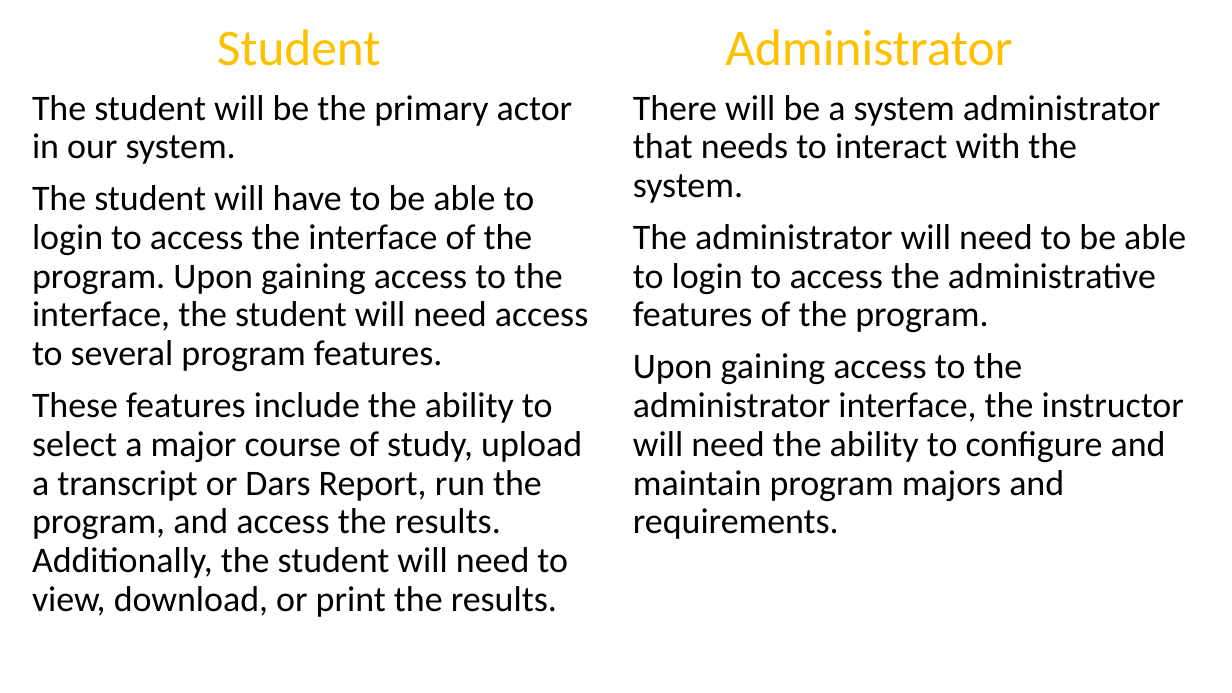
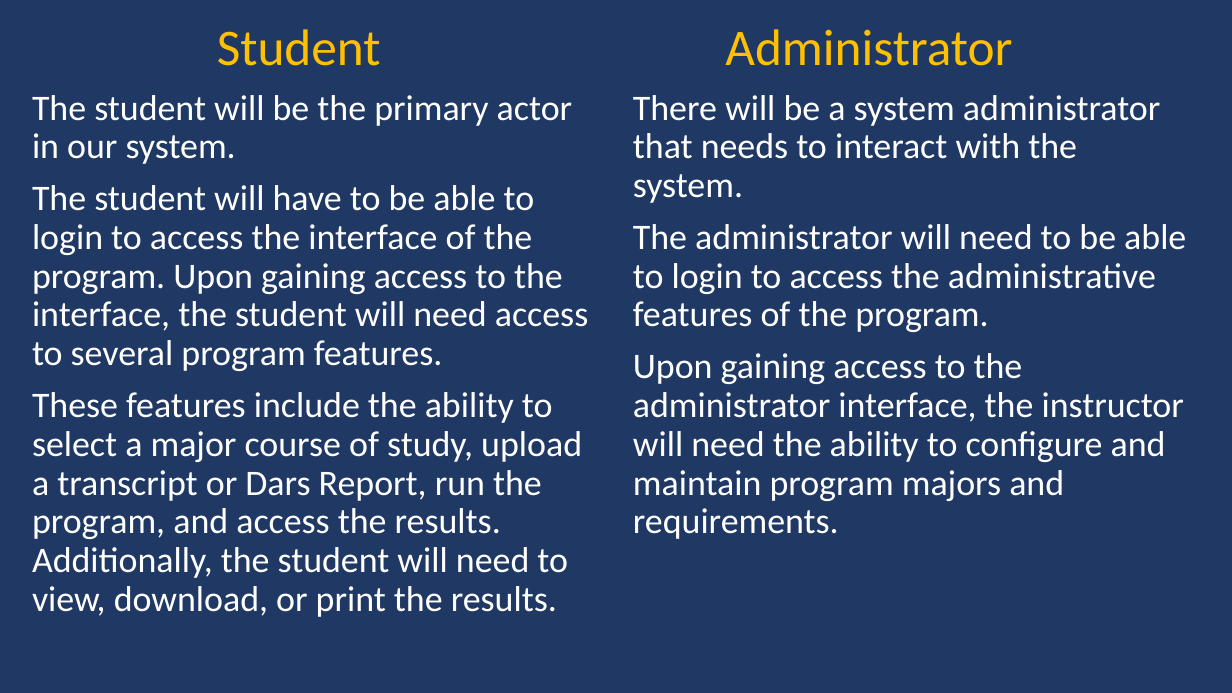
Before and after one commit to bradleytaylor3/ICS370, a slide deck: slide 12 of Graduation Requirement.pptx. Drawn at 1232x693 pixels with LibreOffice and Linux fonts; fonts in the diff are those of the drawing; background and template pictures are left out. Boxes give left, top, right and bottom in pixels: in the first picture for what was removed or moved away, otherwise in the second. Text is boxed around its words. In the diff, an @@ line names an element or a change of style, - is before the commit and + after.

```diff
--- a/Graduation Requirement.pptx
+++ b/Graduation Requirement.pptx
@@ background picture (left out) to #203864 @@
@@ text at (x1=32, y1=95, x2=588, y2=617): text colour #000000 to #FFFFFF @@
@@ text at (x1=633, y1=95, x2=1186, y2=539): text colour #000000 to #FFFFFF @@
```
Also in this commit, not shown: 9 other slides changed, 1 slide added, 1 slide removed.
